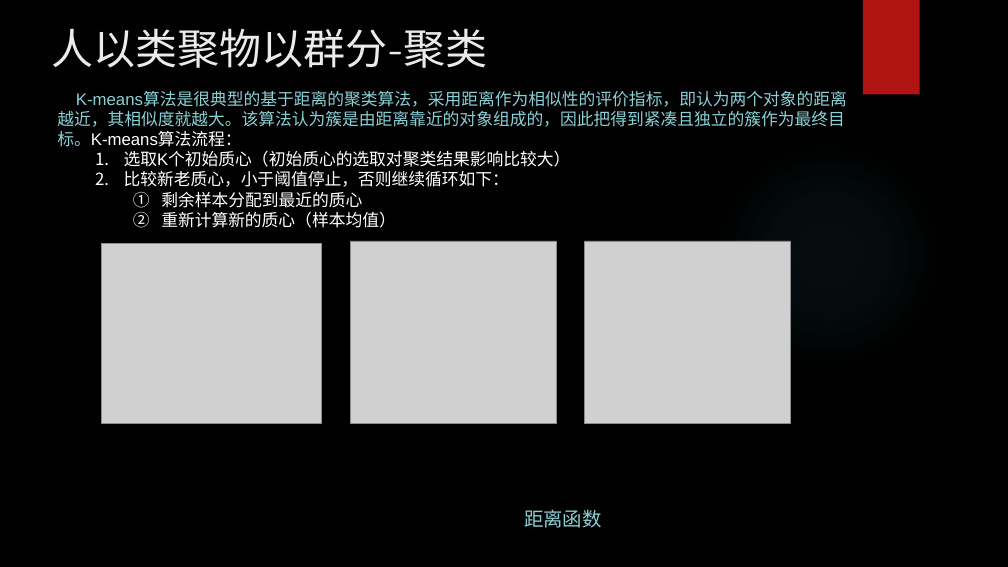
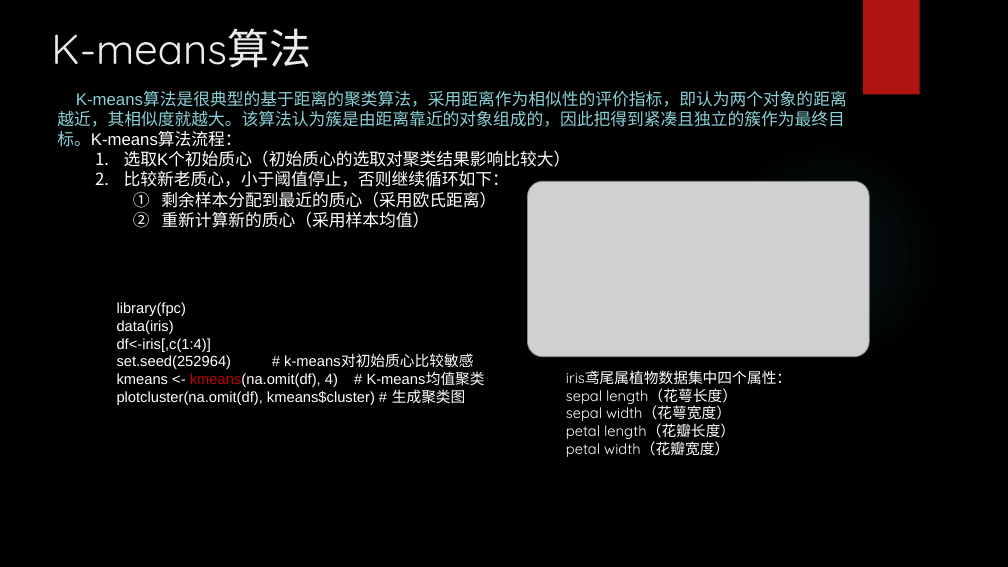
Before and after one commit to yejinlei/about-ml, a slide deck: slide 11 of AI的数学基础.pptx (slide 16 before the commit). Drawn at 1008x567 pixels with LibreOffice and Linux fonts; fonts in the diff are those of the drawing; grey boxes stand for pictures; background and template pictures are left out. Boxes give left, top, right and bottom in pixels: in the first picture for what was removed or moved away, otherwise in the second. Text is boxed around its words. In the diff, an @@ line names an element or a change of style, - is before the commit and + after.

```diff
--- a/AI的数学基础.pptx
+++ b/AI的数学基础.pptx
@@ title at (51, 28, 311, 68): text changed @@
-人以类聚物以群分-聚类
+K-means算法
@@ text at (161, 191, 496, 228): text changed @@
-    1. 剩余样本分配到最近的质心
-    2. 重新计算新的质心（样本均值）
+    1. 剩余样本分配到最近的质心（采用欧氏距离）
+    2. 重新计算新的质心（采用样本均值）
@@ picture added at (528, 181, 870, 357) @@
@@ picture removed at (101, 243, 321, 424) @@
@@ picture removed at (350, 241, 556, 424) @@
@@ picture removed at (585, 241, 790, 424) @@
@@ text added at (117, 302, 485, 405), 14 pt, text #FFFFFF @@
+library(fpc)
+data(iris)
+df<-iris[,c(1:4)]
+set.seed(252964) # k-means对初始质心比较敏感
+kmeans <- kmeans(na.omit(df), 4) # K-means均值聚类
+plotcluster(na.omit(df), kmeans$cluster) # 生成聚类图
@@ text added at (566, 370, 791, 457), 14 pt, text #FFFFFF @@
+iris鸢尾属植物数据集中四个属性：
+sepal length（花萼长度）
+sepal width（花萼宽度）
+petal length（花瓣长度）
+petal width（花瓣宽度）
@@ text removed at (524, 509, 602, 528) @@
-距离函数
```
Also in this commit, not shown: 4 other slides changed, 8 slides added, 20 slides removed, 1 other file.
